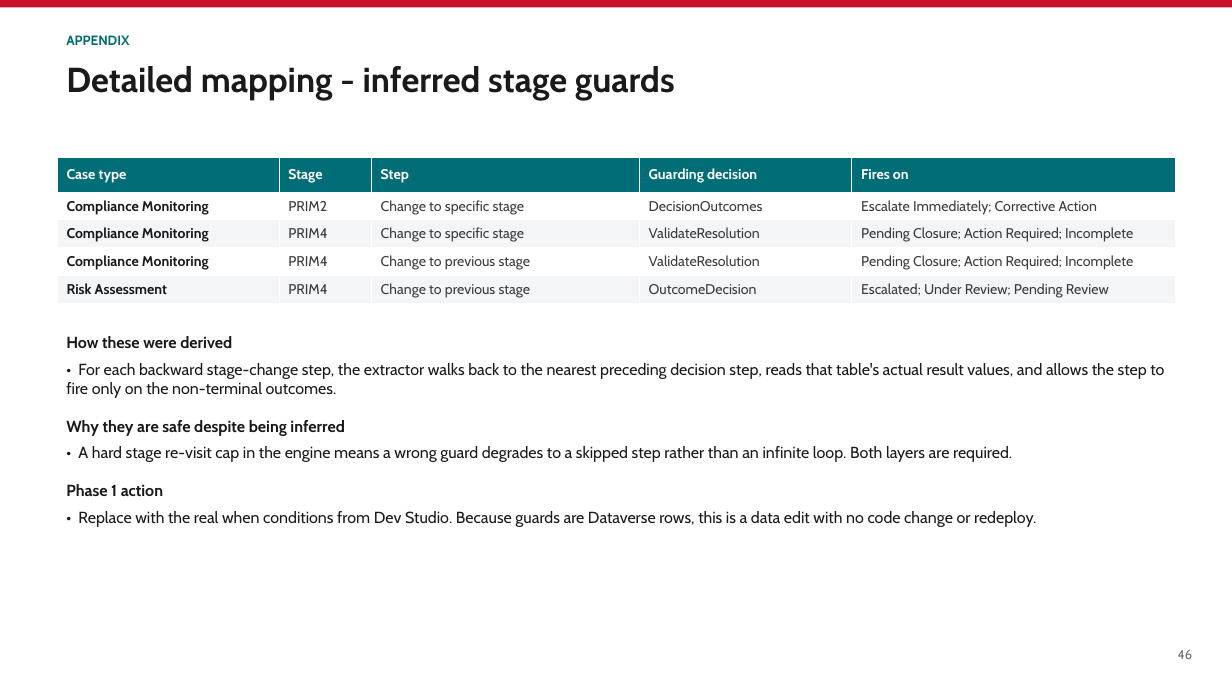
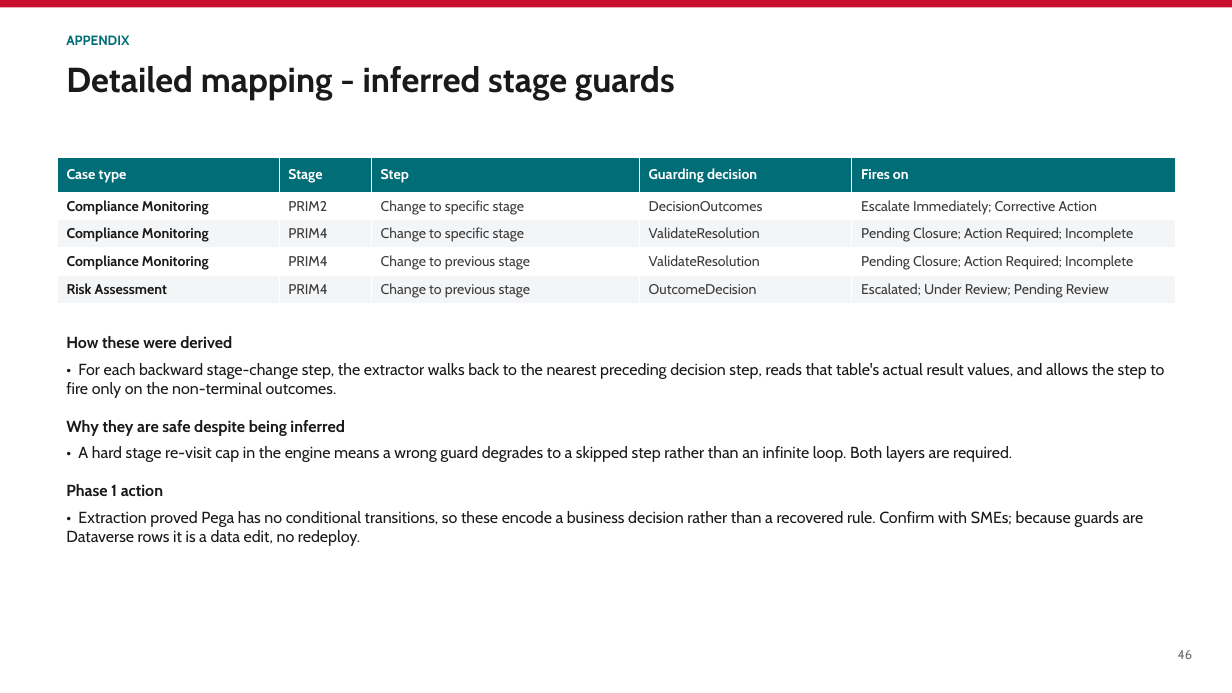
Before and after one commit to parclarke/LDD, a slide deck: slide 46 of lending-due-diligence-app/docs/Pega-to-PowerPlatform-Migration-PoC.pptx. Drawn at 1232x693 pixels with LibreOffice and Linux fonts; fonts in the diff are those of the drawing. Boxes give left, top, right and bottom in pixels: in the first picture for what was removed or moved away, otherwise in the second. Text is boxed around its words. In the diff, an @@ line names an element or a change of style, - is before the commit and + after.

```diff
--- a/lending-due-diligence-app/docs/Pega-to-PowerPlatform-Migration-PoC.pptx
+++ b/lending-due-diligence-app/docs/Pega-to-PowerPlatform-Migration-PoC.pptx
@@ text at <box>66,511,1144,546</box>: text changed @@
-• Replace with the real when conditions from Dev Studio. Because guards are Dataverse rows, this is a data edit with no code change or redeploy.
+• Extraction proved Pega has no conditional transitions, so these encode a business decision rather than a recovered rule. Confirm with SMEs; because guards are Dataverse rows it is a data edit, no redeploy.
```
Also in this commit, not shown: 10 other slides changed.
